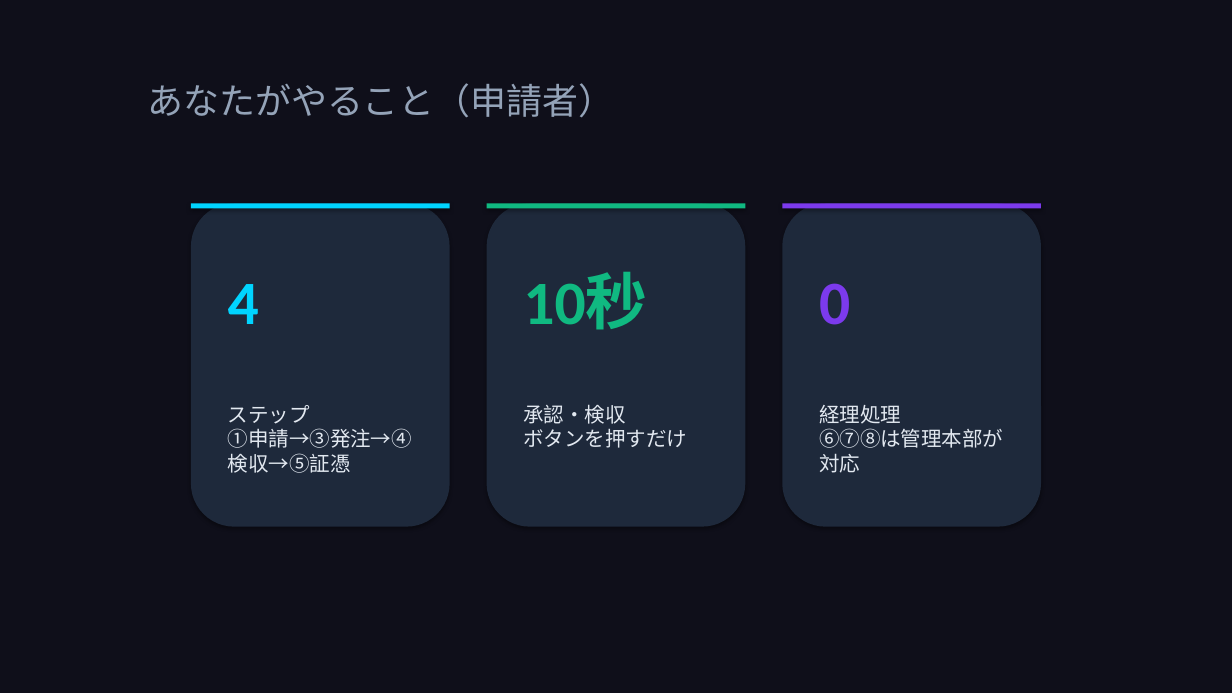
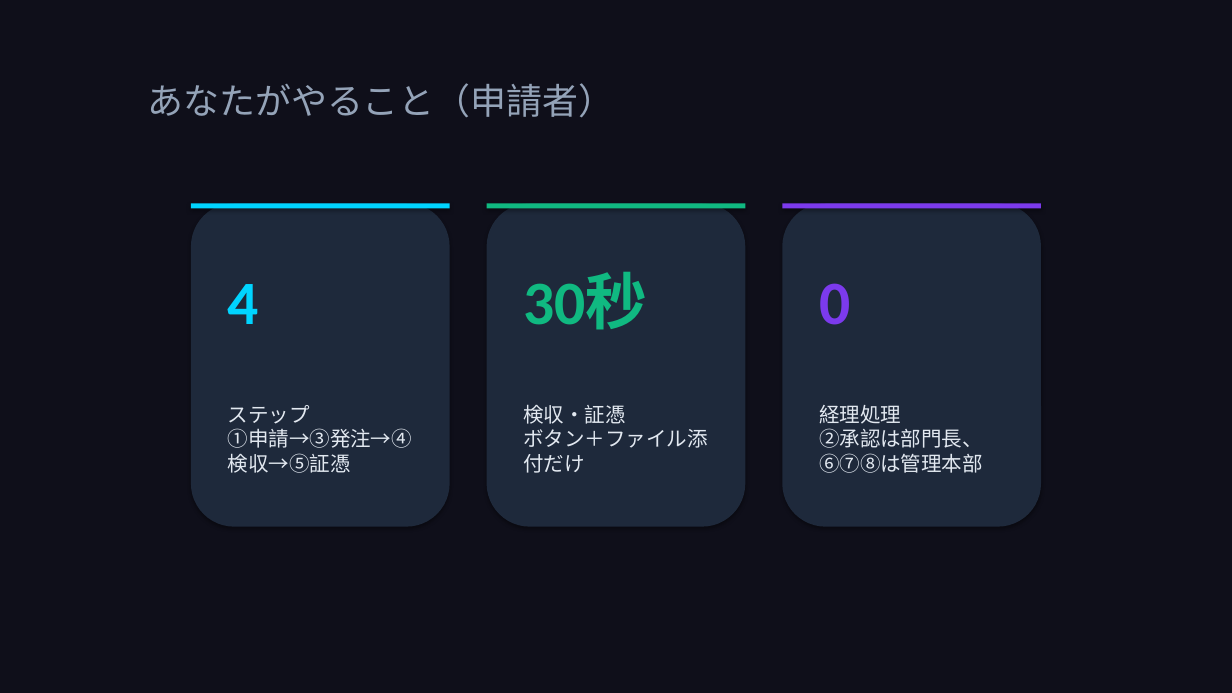
Before and after one commit to takeshiizawa123/next-procurement-poc, a slide deck: slide 3 of docs/user-manual.pptx. Drawn at 1232x693 pixels with LibreOffice and Linux fonts; fonts in the diff are those of the drawing. Boxes give left, top, right and bottom in pixels: in the first picture for what was removed or moved away, otherwise in the second. Text is boxed around its words. In the diff, an @@ line names an element or a change of style, - is before the commit and + after.

```diff
--- a/docs/user-manual.pptx
+++ b/docs/user-manual.pptx
@@ text at <box>523,273,647,330</box>: text changed @@
-10秒
+30秒
@@ text at <box>523,404,707,473</box>: text changed @@
-承認・検収
-ボタンを押すだけ
+検収・証憑
+ボタン＋ファイル添付だけ
@@ text at <box>819,405,983,473</box>: text changed @@
-経理処理
-⑥⑦⑧は管理本部が対応
+経理処理
+②承認は部門長、⑥⑦⑧は管理本部
```
Also in this commit, not shown: 1 other file.
